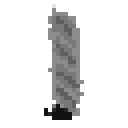
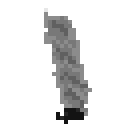
The second 128x128 image is a revision of the first. Changes to its layers:
painted on "Layer 4" over [44, 104, 84, 124]
painted on "Layer 2" over [44, 4, 88, 116]
painted on "Layer 3" over [48, 16, 88, 112]
painted on "Layer 1" over [44, 8, 92, 108]
